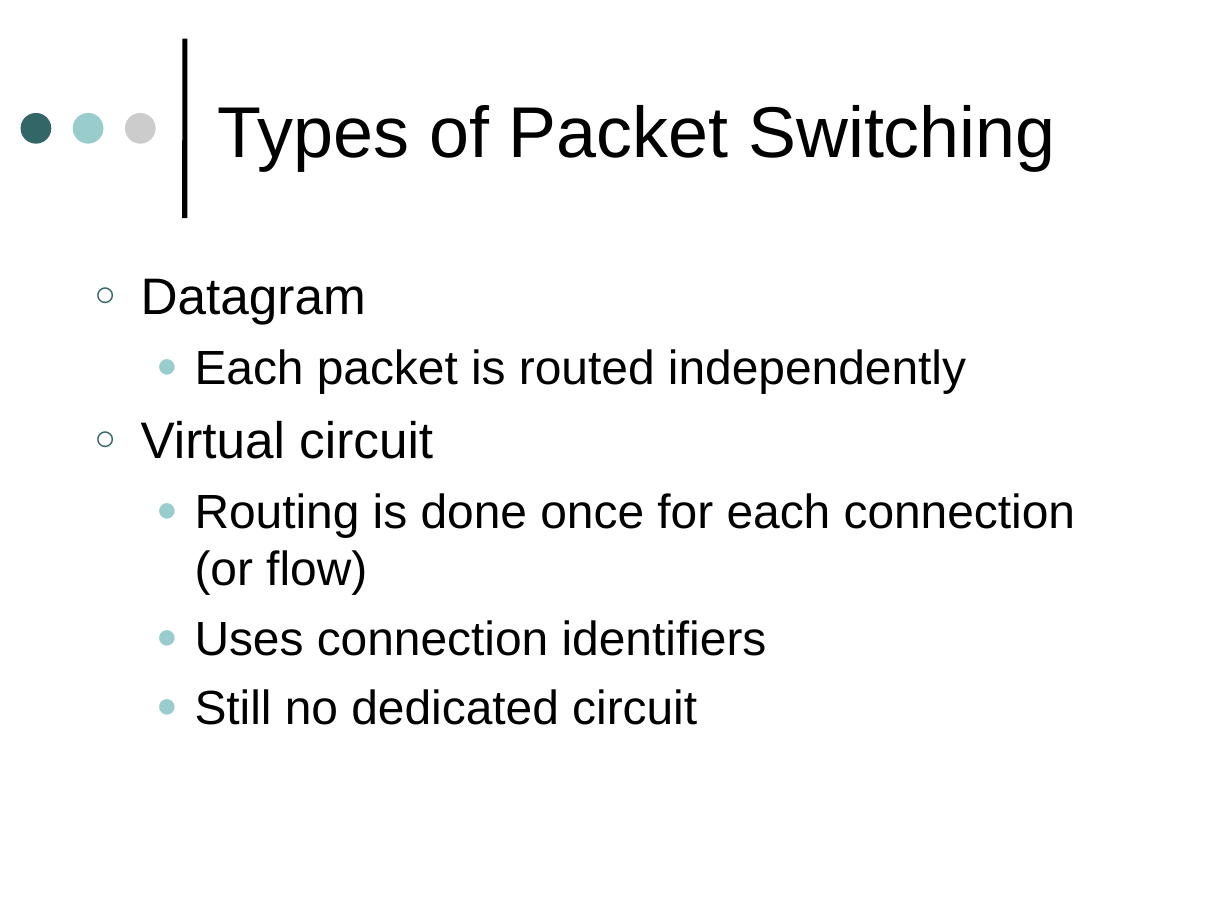
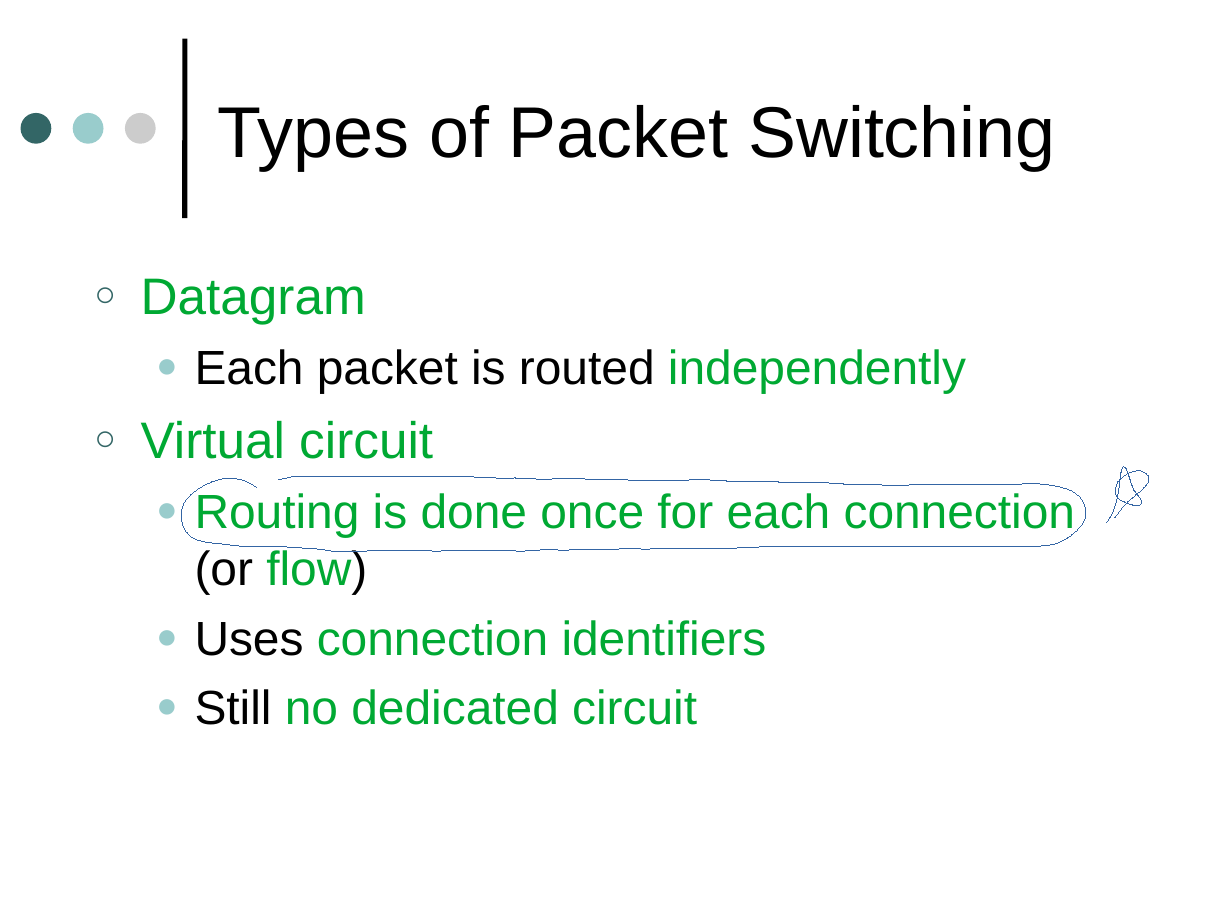
Before and after one commit to SahanWeerasiri/sem4, a slide deck: slide 12 of Computer Networks/WANs.odp. Drawn at 1232x924 pixels with LibreOffice and Linux fonts; fonts in the diff are those of the drawing. Boxes give left, top, right and bottom in pixels: in the first picture for what was removed or moved away, otherwise in the second. Text is boxed around its words. In the diff, an @@ line names an element or a change of style, - is before the commit and + after.

```diff
--- a/Computer Networks/WANs.odp
+++ b/Computer Networks/WANs.odp
@@ text "Datagram" at [141,278,1076,725]: text colour #000000 to #00A933 in "Datagram", "independently", "Virtual circuit", "Routing is done once for each connection ..." and 2 more places @@
@@ freeform shape added at [181,477,1085,552], outline #3465A4 0 pt @@
@@ freeform shape added at [1106,466,1149,522], outline #3465A4 0 pt @@
```
Also in this commit, not shown: 25 other slides changed.
